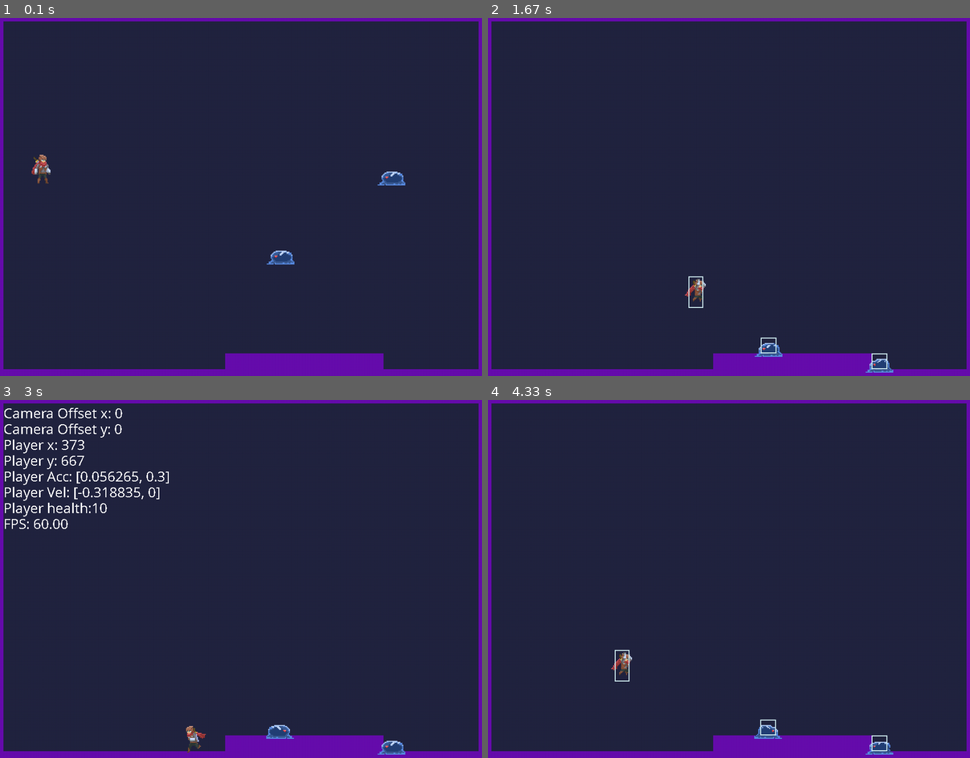
Above: before the commit, frames 1-4 (two rows, left to right).
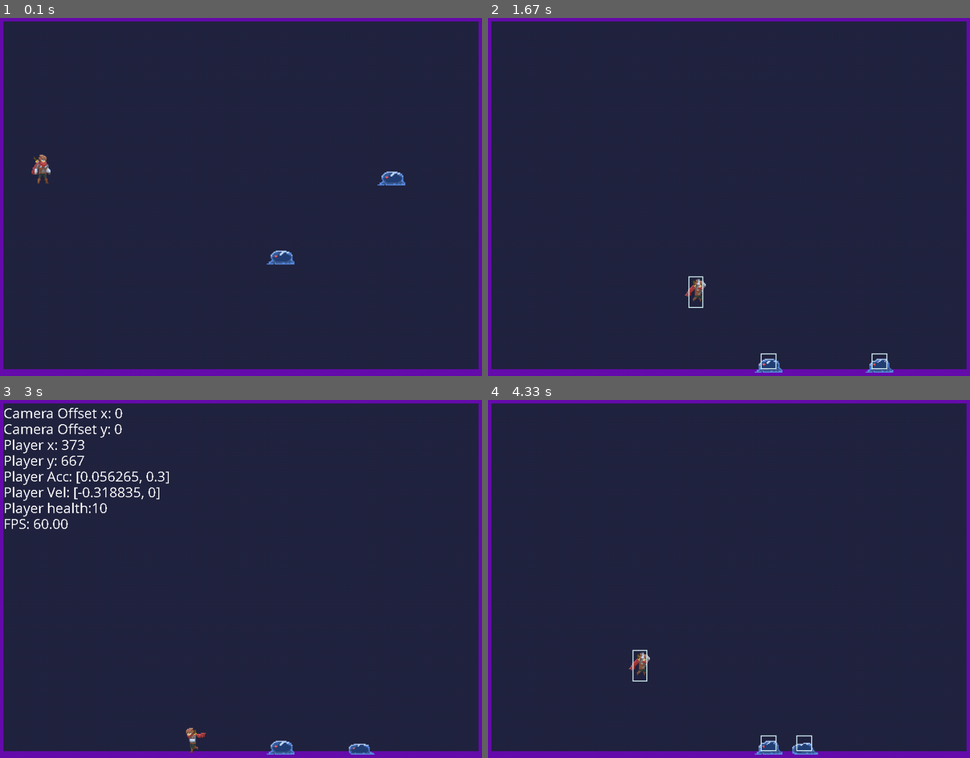
Above: after the commit, the same moments.

Repository: ArthurC13/A-Level-Project-Arthur-Chen
Game: pygame game, started from A level Project.py
The game is run twice, just before and just after one commit, with the same random seed, the same clock (stepped at 60 frames per second) and the same inputs.
Inputs:
- Up to frame 1 (0.1 s): no input
- Up to frame 2 (1.67 s): hold Z 0.33-0.8 s; hold Right 0.33-0.8 s; hold Right 0.83-1.3 s; tap 3 at 0.98 s; hold Up 1.33-1.63 s
- Up to frame 3 (3 s): hold Right 1.67-2.13 s; tap 2 at 1.82 s; hold Left 2.17-2.7 s; tap 3 at 2.32 s; hold Down from 2.73 s (still down)
- Up to frame 4 (4.33 s): release Down at 3.03 s; tap Z at 3.07, 3.47, 3.77, 3.9, 4.3 s; hold Left 3.4-3.8 s; tap 2 at 3.55 s; hold Up 3.83-4.2 s; tap 3 at 3.98 s; hold Right from 4.23 s (still down)

The runs differ from the first frame. In frame 1, 1.5% of the frame differs, in the area x 46-80%, y 93-99%; in frame 2, 1.7%; in frame 3, 2.0%; in frame 4, 2.3%, in the area x 25-85%, y 69-100%.

Commit message:
added player attacks

Diff:
--- a/A level Project.py
+++ b/A level Project.py
@@ -51,6 +51,7 @@
         temp_list = []
         temp_list2 = []
         for i in sorted(os.listdir(path)):
+            print(os.path.join(path, i))
             image = pygame.image.load(os.path.join(path, i))
             size = tuple(2*x for x in image.get_size())
             image = pygame.transform.scale(image, size)
@@ -84,7 +85,7 @@
         self.groups = game.player_group
         pygame.sprite.Sprite.__init__(self, self.groups)
         self.game = game
-        self.sprites, self.mirrored_sprites = load_sprites(['images/player/idle', 'images/player/run', 'images/player/jump', 'images/player/fall'])
+        self.sprites, self.mirrored_sprites = load_sprites(['images/player/idle', 'images/player/run', 'images/player/jump', 'images/player/fall', 'images/player/attack'])
         self.current_action = 0
         '''
         Player actions:
@@ -92,6 +93,7 @@
         1. run
         2. jump
         3. fall
+        4. attack
         '''
         self.current_sprite = 0
         self.face_left = False
@@ -104,6 +106,8 @@
         self.vel = pygame.math.Vector2(0, 0)
         self.acc = pygame.math.Vector2(0, 0)
         self.health = health
+        self.last_attack = pygame.time.get_ticks()
+        self.attack_cooldown = 2000
 
     def on_ladder(self):
         hits = pygame.sprite.spritecollide(self, game.ladder_group, False, collide_hit_rect)
@@ -115,40 +119,55 @@
         self.acc = pygame.math.Vector2(0, GRAVITY)
         ladder = self.on_ladder()
         keys = pygame.key.get_pressed()
-        if not ladder[0]:
-            if keys[pygame.K_LEFT]:
-                self.acc.x = -PLAYERACC
-                self.face_left = True
-            if keys[pygame.K_RIGHT]:
-                self.acc.x = PLAYERACC
-                self.face_left = False
-            if keys[pygame.K_UP]:
-                self.jump()
-            if keys[pygame.K_DOWN]:
-                self.interact()
-        else:
-            self.acc.y = 0
-            self.vel.y = 0
-            if keys[pygame.K_LEFT]:
-                self.acc.x = -PLAYERACC
-                self.face_left = True
-            if keys[pygame.K_RIGHT]:
-                self.acc.x = PLAYERACC
-                self.face_left = False
-            if keys[pygame.K_UP]:
-                self.vel.y = -LADDERVEL
-            if keys[pygame.K_DOWN]:
-                self.vel.y = LADDERVEL
-
-    def jump(self):
+        if self.current_action != 4:
+            if not ladder[0]:
+                if keys[pygame.K_LEFT]:
+                    self.acc.x = -PLAYERACC
+                    self.face_left = True
+                if keys[pygame.K_RIGHT]:
+                    self.acc.x = PLAYERACC
+                    self.face_left = False
+                if keys[pygame.K_UP]:
+                    self.jump()
+                if keys[pygame.K_DOWN]:
+                    self.interact()
+                if keys[pygame.K_z]:
+                    self.attack()
+            else:
+                self.acc.y = 0
+                self.vel.y = 0
+                if keys[pygame.K_LEFT]:
+                    self.acc.x = -PLAYERACC
+                    self.face_left = True
+                if keys[pygame.K_RIGHT]:
+                    self.acc.x = PLAYERACC
+                    self.face_left = False
+                if keys[pygame.K_UP]:
+                    self.vel.y = -LADDERVEL
+                if keys[pygame.K_DOWN]:
+                    self.vel.y = LADDERVEL
+
+    def on_floor(self):
         self.hit_rect.y += 1
         hits = pygame.sprite.spritecollide(self, game.wall_group, False, collide_hit_rect)
-        self.hit_rect.y -= 2
+        self.hit_rect.y -= 1
+        return hits
+
+    def jump(self):
+        hits = self.on_floor()
+        self.hit_rect.y -= 1
         hits2 = pygame.sprite.spritecollide(self, game.wall_group, False, collide_hit_rect)
         self.hit_rect.y += 1
         if hits and not hits2:
             self.vel.y = JUMPVEL
-            self.current_sprite = 0
+            self.current_sprite = -1
+
+    def attack(self):
+        now = pygame.time.get_ticks()
+        if now - self.last_attack >= self.attack_cooldown and self.on_floor():
+            self.last_attack = pygame.time.get_ticks()
+            self.current_action = 4
+            self.current_sprite = -1
 
     def interact(self):
         pass
@@ -173,7 +192,7 @@
                 self.image = sprites_list[self.current_action][self.current_sprite]
                 self.last_sprite_time = pygame.time.get_ticks()
         elif self.current_action == 2:      #jumping
-            if now - self.last_sprite_time >= 100:
+            if now - self.last_sprite_time >= 80:
                 self.current_sprite += 1
                 if self.current_sprite > len(sprites_list[self.current_action])-1:
                     self.current_sprite = len(sprites_list[self.current_action])-1
@@ -184,6 +203,14 @@
                 self.current_sprite += 1
                 if self.current_sprite > len(sprites_list[self.current_action])-1:
                     self.current_sprite = 0
+                self.image = sprites_list[self.current_action][self.current_sprite]
+                self.last_sprite_time = pygame.time.get_ticks()
+        elif self.current_action == 4:      #attacking
+            if now - self.last_sprite_time >= 80:
+                self.current_sprite += 1
+                if self.current_sprite > len(sprites_list[self.current_action])-1:
+                    self.current_sprite = 0
+                    self.current_action = 0
                 self.image = sprites_list[self.current_action][self.current_sprite]
                 self.last_sprite_time = pygame.time.get_ticks()
 
@@ -200,15 +227,16 @@
         self.rect.center = self.hit_rect.center
         if abs(self.vel.x) < 0.2:
             self.vel.x = 0
-        if self.vel in [(0, 0), (0, 0.3)]:
-            self.current_action = 0
-        elif self.vel.y not in [0, 0.3]:
-            if self.vel.y < 0:
-                self.current_action = 2
+        if self.current_action != 4:
+            if self.vel in [(0, 0), (0, 0.3)]:
+                self.current_action = 0
+            elif self.vel.y not in [0, 0.3]:
+                if self.vel.y < 0:
+                    self.current_action = 2
+                else:
+                    self.current_action = 3
             else:
-                self.current_action = 3
-        else:
-            self.current_action = 1
+                self.current_action = 1
         self.animations()
 
 #Enemies
--- a/maps/map1.txt
+++ b/maps/map1.txt
@@ -20,5 +20,5 @@
 10000000000000000000000000000001
 10000000000000000000000000000001
 10000000000000000000000000000001
-10000000000000011111111110000001
+10000000000000000000000000000001
 11111111111111111111111111111111
Binary file added: images/player/attack/adventurer-attack1-00.png
Binary file added: images/player/attack/adventurer-attack1-01.png
Binary file added: images/player/attack/adventurer-attack1-02.png
Binary file added: images/player/attack/adventurer-attack1-03.png
Binary file added: images/player/attack/adventurer-attack1-04.png
Not shown, changed: images/player/.DS_Store
Not shown, added: images/player/attack/.DS_Store
